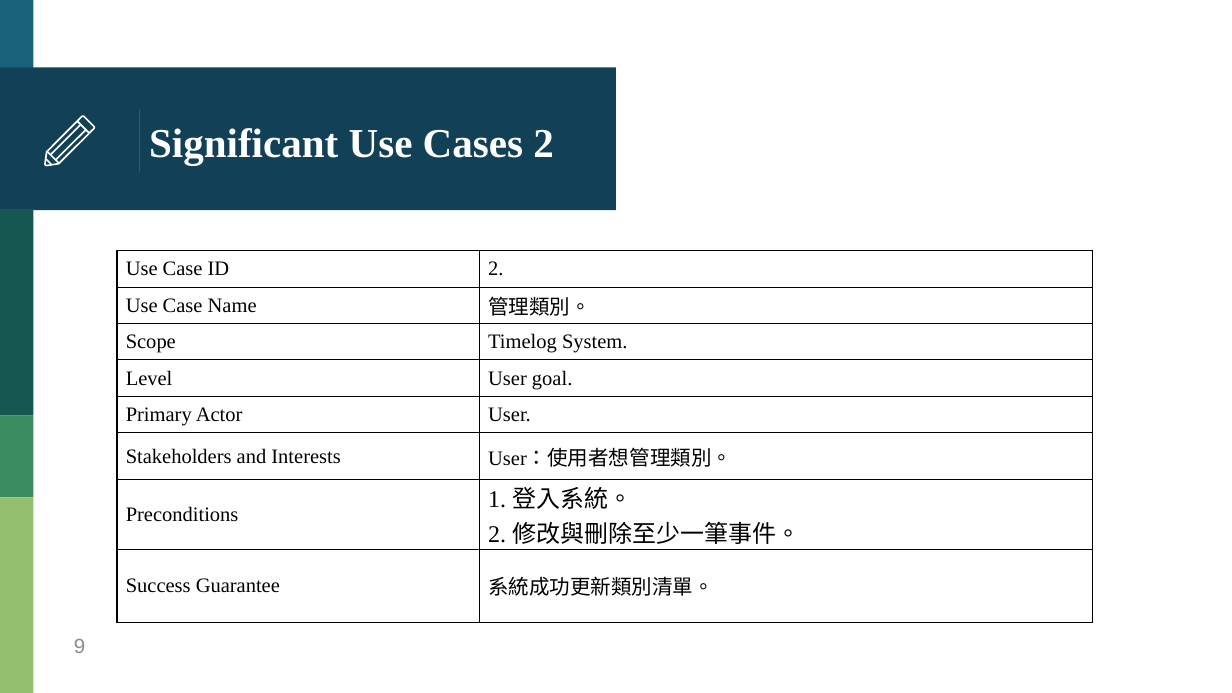
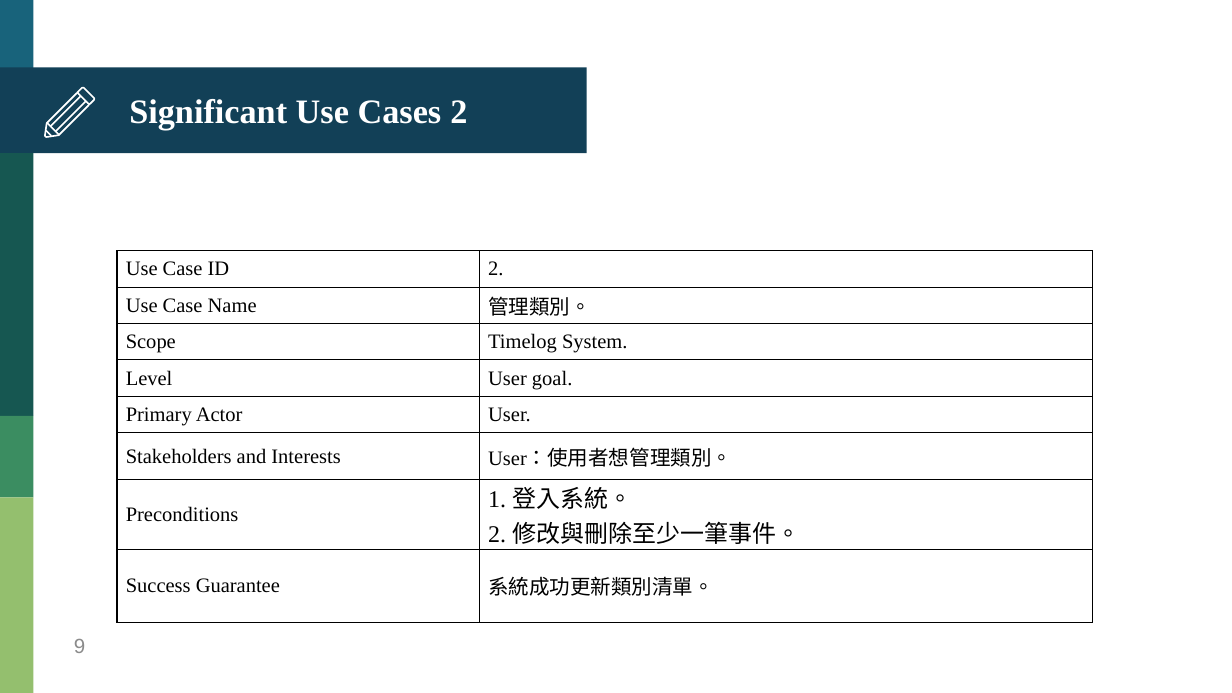
Before and after one commit to HankTwZhong/OOAD, a slide deck: slide 9 of OOAD_Midterm.pptx. Drawn at 1232x693 pixels with LibreOffice and Linux fonts; fonts in the diff are those of the drawing. Boxes give left, top, right and bottom in pixels: in the first picture for what was removed or moved away, otherwise in the second. Text is boxed around its words. In the diff, an @@ line names an element or a change of style, - is before the commit and + after.

Commit message:
modify ppt and move chartInformation test

```diff
--- a/OOAD_Midterm.pptx
+++ b/OOAD_Midterm.pptx
@@ rectangle: place and size @@
-rectangle at (0, 68, 616, 211)
+rectangle at (0, 68, 586, 153)
@@ title "Significant Use Cases 2": place and size @@
-title "Significant Use Cases 2" at (149, 128, 554, 165)
+title "Significant Use Cases 2" at (129, 99, 467, 130)
@@ title "Significant Use Cases 2" at (129, 99, 467, 130): size 24 to 20 pt @@
@@ line removed from (139, 110) to (139, 172) @@
@@ group added at (44, 87, 95, 137): 6 freeform shapes @@
@@ rectangle: place and size @@
-rectangle at (0, 209, 33, 416)
+rectangle at (0, 153, 33, 415)
@@ group removed at (44, 116, 95, 166): 6 freeform shapes @@
```
Also in this commit, not shown: 23 other slides changed, 2 slides added, 2 slides removed, 14 other files.
